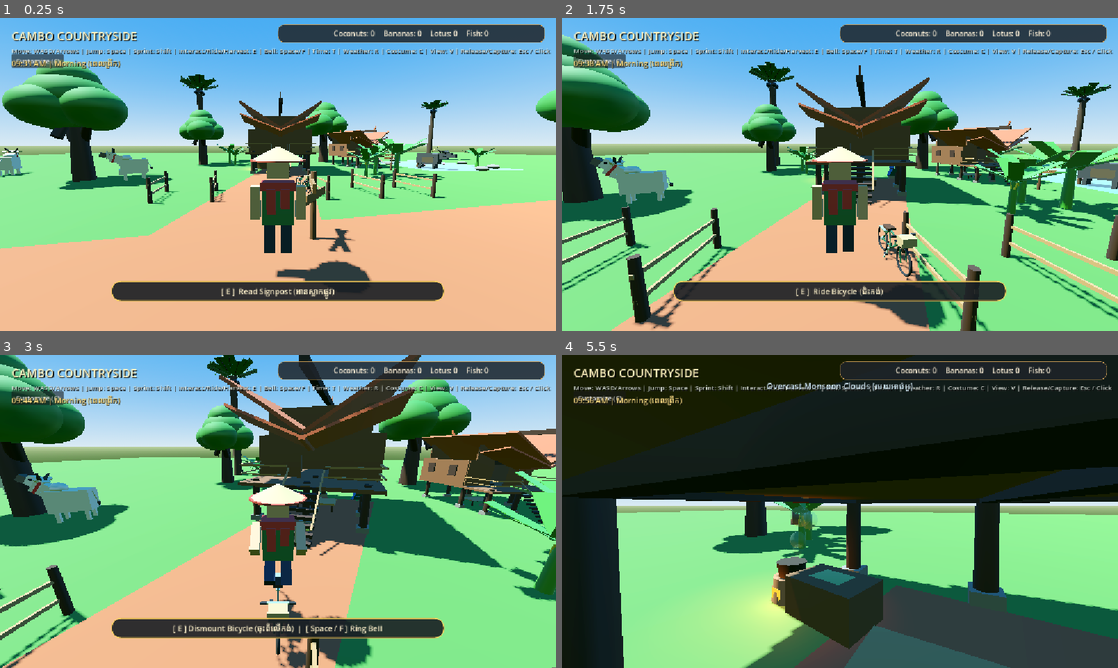
Above: before the commit, frames 1-4 (two rows, left to right).
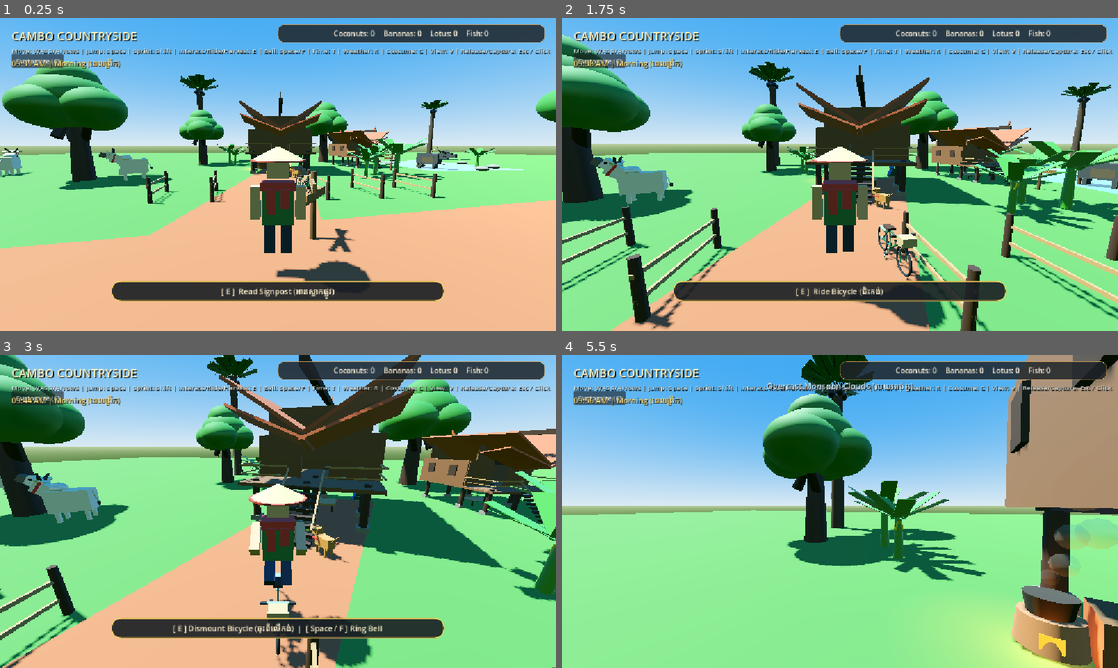
Above: after the commit, the same moments.

Repository: sreylinpo4-oss/cambo-countryside
Game: Godot game, scene res://Main.tscn
Same seed, same stepped clock (60 frames per second), same inputs: the game is played once before the commit and once after it.
Inputs (mouse positions are in pixels of both pictures, inside the frame that each line leads up to):
- Up to frame 1 (0.25 s): no input
- Up to frame 2 (1.75 s): tap Enter (ui_accept) at 0.5, 0.77, 1.07, 1.52 s; move the mouse to (867, 174) at 0.52 s; hold Up (ui_up) from 0.53 s (still down); tap E at 0.6, 1.35 s; click (867, 174) at 0.67 s; move the mouse to (812, 174) at 1.27 s
- Up to frame 3 (3 s): tap Enter (ui_accept) at 1.82 s; move the mouse to (289, 505) at 2.02 s; tap C at 2.1, 2.75 s; tap E at 2.3 s; release Up (ui_up) at 2.75 s; drag from (250, 574) to (111, 464) at 2.77 s
- Up to frame 4 (5.5 s): move the mouse to (878, 514) at 3.52 s; hold Up (ui_up) from 3.53 s (still down); tap R at 3.6 s; tap Enter (ui_accept) at 3.77, 4.07, 4.52, 4.82 s; tap E at 3.8, 4.55, 5.3 s; move the mouse to (795, 508) at 4.27 s; tap V at 4.35 s; move the mouse to (845, 511) at 5.02 s; hold Space from 5.03 s (still down); click (845, 511) at 5.17 s

The runs differ from the first frame. In frame 1, less than 0.1% of the frame differs, in the area x 52-55%, y 47-52%; in frame 2, 0.2%; in frame 3, 0.3%; in frame 4, 78%, in the area x 0-100%, y 0-100%.
Error in both runs: Stack overflow. Check for infinite recursion in your script. (res://scripts/bicycle.gd:64)

Commit message:
Step 5: Morning Buddhist monks alms procession with merit blessing and loyal village dog companion

Diff:
--- a/main.gd
+++ b/main.gd
@@ -14,6 +14,8 @@
 const WeatherSystem = preload("res://scripts/weather_system.gd")
 const CountrysideCookingStation = preload("res://scripts/cooking_station.gd")
 const CountrysideFishingSpot = preload("res://scripts/fishing_spot.gd")
+const VillageDog = preload("res://scripts/village_dog.gd")
+const CountrysideMonkProcession = preload("res://scripts/monk_procession.gd")
 
 # Cambo Countryside - Main World Controller
 var day_night: DayNightCycle
@@ -40,6 +42,8 @@
 	_spawn_cooking_station()
 	_spawn_signposts()
 	_spawn_fishing_spots()
+	_spawn_village_dog()
+	_spawn_monk_procession()
 
 	# 4. Enhance HUD with Time Display & Key Guides
 	_setup_hud()
@@ -304,3 +308,19 @@
 	spot2.position = Vector3(17.8, 0.05, 8.2)
 	spot2.rotation_degrees.y = -90.0
 	add_child(spot2)
+
+
+func _spawn_village_dog() -> void:
+	# Friendly caramel-coated Cambodian village dog in front yard of stilt house
+	var dog = VillageDog.new()
+	dog.name = "CambodianVillageDog"
+	dog.position = Vector3(-13.5, 0.1, 4.2)
+	dog.rotation_degrees.y = -45.0
+	add_child(dog)
+
+
+func _spawn_monk_procession() -> void:
+	# Morning Buddhist monks' alms procession in single file along village dirt road
+	var monks = CountrysideMonkProcession.new()
+	monks.name = "MonkProcession"
+	add_child(monks)
--- a/scripts/audio_synth.gd
+++ b/scripts/audio_synth.gd
@@ -31,6 +31,8 @@
 	sound_cache["sizzle"] = _synth_sizzle()
 	sound_cache["eat"] = _synth_eat()
 	sound_cache["cast"] = _synth_cast()
+	sound_cache["bark"] = _synth_dog_bark()
+	sound_cache["blessing"] = _synth_blessing()
 
 	# Create pool of AudioStreamPlayers
 	for i in range(8):
@@ -578,3 +580,71 @@
 	var wav = _build_wav(total_samples)
 	wav.data = data
 	return wav
+
+
+static func _synth_dog_bark() -> AudioStreamWAV:
+	# Friendly Cambodian village dog woof
+	var duration = 0.28
+	var total_samples = int(MIX_RATE * duration)
+	var data = PackedByteArray()
+	data.resize(total_samples * 2)
+
+	var last_noise = 0.0
+	for i in range(total_samples):
+		var t = float(i) / MIX_RATE
+		var progress = t / duration
+		var env = sin(PI * progress) * (1.0 - progress * 0.4)
+
+		# Pitch contour: fast rise and fall
+		var freq = 310.0 + sin(progress * PI) * 220.0
+		var tone1 = sin(2.0 * PI * freq * t)
+		var tone2 = sin(2.0 * PI * freq * 1.95 * t) * 0.35
+		var white = randf_range(-1.0, 1.0)
+		last_noise = (last_noise * 0.7) + (white * 0.3)
+
+		var val = (tone1 * 0.55 + tone2 * 0.25 + last_noise * 0.20) * env * 0.6
+		val = clampf(val, -1.0, 1.0)
+		var ival = clampi(int(val * 28000.0), -32768, 32767)
+		var uval = ival if ival >= 0 else ival + 65536
+		data[i * 2] = uval & 0xFF
+		data[i * 2 + 1] = (uval >> 8) & 0xFF
+
+	var wav = _build_wav(total_samples)
+	wav.data = data
+	return wav
+
+
+static func _synth_blessing() -> AudioStreamWAV:
+	# Resonant Buddhist meditation singing bowl & bronze prayer bell
+	var duration = 3.6
+	var total_samples = int(MIX_RATE * duration)
+	var data = PackedByteArray()
+	data.resize(total_samples * 2)
+
+	for i in range(total_samples):
+		var t = float(i) / MIX_RATE
+		var env = exp(-t * 0.85)
+
+		# Warm meditation bowl harmonics with slow spiritual shimmer
+		var f1 = 220.0 # A3 warm base
+		var f2 = 442.0 # Gentle shimmer beat
+		var f3 = 660.0 # Perfect fifth overtone
+		var f4 = 1100.0 # Chime high harmonic
+
+		var shimmer = 1.0 + 0.15 * sin(2.0 * PI * 1.8 * t)
+		var val = (
+			sin(2.0 * PI * f1 * t) * 0.45 * shimmer +
+			sin(2.0 * PI * f2 * t) * 0.25 +
+			sin(2.0 * PI * f3 * t) * 0.18 +
+			sin(2.0 * PI * f4 * t) * 0.12 * exp(-t * 2.0)
+		) * env * 0.5
+
+		val = clampf(val, -1.0, 1.0)
+		var ival = clampi(int(val * 28000.0), -32768, 32767)
+		var uval = ival if ival >= 0 else ival + 65536
+		data[i * 2] = uval & 0xFF
+		data[i * 2 + 1] = (uval >> 8) & 0xFF
+
+	var wav = _build_wav(total_samples)
+	wav.data = data
+	return wav
--- /dev/null
+++ b/scripts/monk_procession.gd
@@ -0,0 +1,225 @@
+extends Node3D
+class_name CountrysideMonkProcession
+
+const AudioSynth = preload("res://scripts/audio_synth.gd")
+const CountrysideSmokeFX = preload("res://scripts/smoke_fx.gd")
+
+# Buddhist Monks' Morning Alms Round (បិណ្ឌបាត)
+var is_interactable: bool = true
+var interact_prompt: String = "Offer Alms to Monks (ដាក់បាត្រព្រះសង្ឃ) [E]"
+
+var monk_nodes: Array[Node3D] = []
+var bowls: Array[MeshInstance3D] = []
+var walk_time: float = 0.0
+
+# Waypoints along the village dirt road
+var waypoints: Array[Vector3] = [
+	Vector3(-2.0, 0.0, 32.0),   # South road towards Pagoda
+	Vector3(-1.8, 0.0, 16.0),   # South village approach
+	Vector3(-1.5, 0.0, 2.0),    # Main Crossroads
+	Vector3(-12.0, 0.0, 3.5),   # Path towards Cambodian Stilt House
+	Vector3(-17.5, 0.0, 4.0),   # Front of the house yard
+	Vector3(-12.0, 0.0, 3.5),   # Turnaround back to crossroads
+	Vector3(-1.5, 0.0, 2.0),    # Crossroads
+	Vector3(-2.0, 0.0, 32.0)    # Return to Pagoda
+]
+
+var current_waypoint_idx: int = 0
+var move_speed: float = 0.85 # Serene, meditative walking pace
+
+var is_blessing: bool = false
+var blessing_timer: float = 0.0
+
+func _ready() -> void:
+	add_to_group("interactables")
+	_build_monk_procession()
+
+	# Start near the crossroads
+	global_position = waypoints[0]
+
+
+func _build_monk_procession() -> void:
+	# 3 Monks in Theravada single-file tradition
+	var robe_colors = [
+		Color(0.85, 0.42, 0.05), # Deep ochre saffron (Elder monk)
+		Color(0.92, 0.50, 0.08), # Classic saffron (Mid monk)
+		Color(0.96, 0.58, 0.12)  # Bright golden saffron (Novice)
+	]
+
+	for i in range(3):
+		var monk = Node3D.new()
+		monk.name = "Monk_" + str(i)
+		# Spaced 1.4m behind one another
+		monk.position = Vector3(0, 0, -float(i) * 1.4)
+		add_child(monk)
+		monk_nodes.append(monk)
+
+		var mat_robe := StandardMaterial3D.new()
+		mat_robe.albedo_color = robe_colors[i]
+		mat_robe.roughness = 0.85
+
+		var mat_skin := StandardMaterial3D.new()
+		mat_skin.albedo_color = Color(0.82, 0.62, 0.45) # Sun-tanned Cambodian skin
+		mat_skin.roughness = 0.8
+
+		var mat_bowl := StandardMaterial3D.new()
+		mat_bowl.albedo_color = Color(0.12, 0.12, 0.14) # Black lacquered alms bowl (Bat)
+		mat_bowl.roughness = 0.35
+
+		# 1. Shaven Head
+		var head_mesh := BoxMesh.new()
+		head_mesh.size = Vector3(0.36, 0.38, 0.36)
+		var head := MeshInstance3D.new()
+		head.mesh = head_mesh
+		head.position = Vector3(0, 1.70, 0)
+		head.material_override = mat_skin
+		monk.add_child(head)
+
+		# 2. Main Body / Saffron Robe (Civara)
+		var body_mesh := BoxMesh.new()
+		body_mesh.size = Vector3(0.55, 1.35, 0.40)
+		var body := MeshInstance3D.new()
+		body.mesh = body_mesh
+		body.position = Vector3(0, 0.78, 0)
+		body.material_override = mat_robe
+		monk.add_child(body)
+
+		# Shoulder wrap fold
+		var fold_mesh := BoxMesh.new()
+		fold_mesh.size = Vector3(0.24, 0.90, 0.44)
+		var fold := MeshInstance3D.new()
+		fold.mesh = fold_mesh
+		fold.position = Vector3(-0.18, 0.95, 0)
+		fold.material_override = mat_robe
+		monk.add_child(fold)
+
+		# 3. Alms Bowl (Bat / បាត) held with both hands
+		var bowl_mesh := CylinderMesh.new()
+		bowl_mesh.top_radius = 0.18
+		bowl_mesh.bottom_radius = 0.14
+		bowl_mesh.height = 0.22
+		var bowl := MeshInstance3D.new()
+		bowl.mesh = bowl_mesh
+		bowl.position = Vector3(0, 1.05, 0.26)
+		bowl.material_override = mat_bowl
+		monk.add_child(bowl)
+		bowls.append(bowl)
+
+		# Hands supporting the bowl
+		for side in [-1.0, 1.0]:
+			var hand_mesh := BoxMesh.new()
+			hand_mesh.size = Vector3(0.08, 0.08, 0.14)
+			var hand := MeshInstance3D.new()
+			hand.mesh = hand_mesh
+			hand.position = Vector3(side * 0.19, 1.04, 0.22)
+			hand.material_override = mat_skin
+			monk.add_child(hand)
+
+	# Interaction Collision Capsule around leading monk
+	var col := CollisionShape3D.new()
+	var cap := CapsuleShape3D.new()
+	cap.radius = 0.6
+	cap.height = 2.0
+	col.shape = cap
+	col.position = Vector3(0, 1.0, 0)
+	add_child(col)
+
+	# Incense burner smoke near leader
+	var smoke = CountrysideSmokeFX.new()
+	smoke.position = Vector3(0, 0.3, 0.5)
+	smoke.smoke_color = Color(0.9, 0.88, 0.8, 0.25)
+	add_child(smoke)
+
+
+func interact(player: Node) -> void:
+	if is_blessing:
+		return
+
+	# Check player inventory for alms items (Lotus, Banana, Coconut, Fish)
+	var offered_item = ""
+	if player.has_method("has_item") and player.has_method("remove_inventory"):
+		if player.has_item("lotus", 1):
+			player.remove_inventory("lotus", 1)
+			offered_item = "Sacred Lotus Blossom (ផ្កាឈូក)"
+		elif player.has_item("banana", 1):
+			player.remove_inventory("banana", 1)
+			offered_item = "Sweet Countryside Banana (ចេកទុំ)"
+		elif player.has_item("coconut", 1):
+			player.remove_inventory("coconut", 1)
+			offered_item = "Fresh Coconut (ដូងក្រអូប)"
+		elif player.has_item("fish", 1):
+			player.remove_inventory("fish", 1)
+			offered_item = "Fresh Caught Fish (ត្រីស្រស់)"
+
+	is_blessing = true
+	blessing_timer = 3.5
+
+	if offered_item != "":
+		# Buddhist blessing chime
+		AudioSynth.play("blessing", 3.0)
+
+		# Grant Merit Serenity Buff
+		if player.has_method("apply_food_buff"):
+			player.apply_food_buff(
+				"serenity",
+				120.0,
+				1.35,
+				"Offered " + offered_item + "! Received Monk's Blessing (បានទទួលពរជ័យ)"
+			)
+
+		_show_floating_text("+Merit & Peace! (ទទួលបានបុណ្យកុសល)")
+	else:
+		# Kind greeting if no food
+		AudioSynth.play("pagoda_bell", 1.0, 1.2)
+		_show_floating_text("May you be peaceful and well (សូមឲ្យបានសេចក្តីសុខ)")
+
+
+func _process(delta: float) -> void:
+	walk_time += delta
+
+	# Blessing pause and bow
+	if is_blessing:
+		blessing_timer -= delta
+		for monk in monk_nodes:
+			monk.rotation.x = sin(blessing_timer * 1.5) * 0.12 # Gentle bow
+		if blessing_timer <= 0.0:
+			is_blessing = false
+			for monk in monk_nodes:
+				monk.rotation.x = 0.0
+		return
+
+	# Peaceful walking along the road waypoints
+	if waypoints.size() > 0:
+		var target = waypoints[current_waypoint_idx]
+		var diff = target - global_position
+		diff.y = 0.0
+		var dist = diff.length()
+
+		if dist > 0.4:
+			var dir = diff.normalized()
+			var target_rot = atan2(-dir.x, -dir.z)
+			rotation.y = lerp_angle(rotation.y, target_rot, delta * 3.0)
+			global_position += dir * move_speed * delta
+
+			# Gentle walking sway
+			var step_sway = sin(walk_time * 2.5) * 0.03
+			for i in range(monk_nodes.size()):
+				monk_nodes[i].position.y = absf(sin(walk_time * 2.5 + float(i))) * 0.04
+		else:
+			# Advance to next waypoint
+			current_waypoint_idx = (current_waypoint_idx + 1) % waypoints.size()
+
+
+func _show_floating_text(msg: String) -> void:
+	var label = Label3D.new()
+	label.text = msg
+	label.font_size = 30
+	label.billboard = BaseMaterial3D.BILLBOARD_ENABLED
+	label.modulate = Color(1.0, 0.92, 0.45)
+	label.position = Vector3(0, 2.2, 0)
+	add_child(label)
+
+	var tw = create_tween()
+	tw.tween_property(label, "position:y", 3.0, 1.6)
+	tw.parallel().tween_property(label, "modulate:a", 0.0, 1.6)
+	tw.tween_callback(label.queue_free)
--- a/scripts/smoke_fx.gd
+++ b/scripts/smoke_fx.gd
@@ -4,6 +4,7 @@
 # Soft rising smoke particles for traditional countryside hearth
 @export var max_puffs: int = 14
 @export var spawn_rate: float = 0.35 # seconds between puffs
+@export var smoke_color: Color = Color(0.85, 0.83, 0.80, 0.35)
 
 class SmokePuff:
 	var mesh_inst: MeshInstance3D
@@ -20,7 +21,7 @@
 func _ready() -> void:
 	smoke_mat = StandardMaterial3D.new()
 	smoke_mat.shading_mode = BaseMaterial3D.SHADING_MODE_PER_PIXEL
-	smoke_mat.albedo_color = Color(0.85, 0.83, 0.80, 0.35)
+	smoke_mat.albedo_color = smoke_color
 	smoke_mat.transparency = BaseMaterial3D.TRANSPARENCY_ALPHA
 	smoke_mat.roughness = 0.95
 
--- /dev/null
+++ b/scripts/village_dog.gd
@@ -0,0 +1,331 @@
+extends CharacterBody3D
+class_name VillageDog
+
+const AudioSynth = preload("res://scripts/audio_synth.gd")
+
+# Authentic Cambodian Village Dog (ឆ្កែស្រុក)
+enum State {
+	IDLE,
+	WANDER,
+	FOLLOW,
+	SIT,
+	CELEBRATE
+}
+
+@export var walk_speed: float = 3.2
+@export var run_speed: float = 8.5
+
+var current_state: State = State.IDLE
+var is_following: bool = false
+var state_timer: float = 3.0
+var anim_time: float = 0.0
+
+var player_ref: Node = null
+var home_position: Vector3 = Vector3.ZERO
+var target_pos: Vector3 = Vector3.ZERO
+
+# Visual Nodes
+var visual_root: Node3D
+var body_mesh: MeshInstance3D
+var head_pivot: Node3D
+var tail: Node3D
+var leg_fl: Node3D
+var leg_fr: Node3D
+var leg_bl: Node3D
+var leg_br: Node3D
+
+var is_interactable: bool = true
+var interact_prompt: String = "Pet or Command Village Dog (លេងជាមួយឆ្កែ) [E]"
+
+func _ready() -> void:
+	add_to_group("interactables")
+	home_position = global_position
+	target_pos = home_position
+
+	_build_dog_model()
+
+
+func _build_dog_model() -> void:
+	visual_root = Node3D.new()
+	visual_root.name = "DogVisual"
+	add_child(visual_root)
+
+	var coat_mat := StandardMaterial3D.new()
+	coat_mat.albedo_color = Color(0.76, 0.48, 0.25) # Caramel tan Cambodian coat
+	coat_mat.roughness = 0.85
+
+	var dark_mat := StandardMaterial3D.new()
+	dark_mat.albedo_color = Color(0.18, 0.15, 0.14) # Black snout & claws
+
+	# 1. Main Body Torso
+	var b_box := BoxMesh.new()
+	b_box.size = Vector3(0.38, 0.38, 0.72)
+	body_mesh = MeshInstance3D.new()
+	body_mesh.mesh = b_box
+	body_mesh.position = Vector3(0, 0.44, 0)
+	body_mesh.material_override = coat_mat
+	visual_root.add_child(body_mesh)
+
+	# Red traditional collar
+	var collar_box := BoxMesh.new()
+	collar_box.size = Vector3(0.40, 0.06, 0.40)
+	var collar := MeshInstance3D.new()
+	collar.mesh = collar_box
+	collar.position = Vector3(0, 0.48, 0.30)
+	var col_mat := StandardMaterial3D.new()
+	col_mat.albedo_color = Color(0.85, 0.20, 0.20)
+	collar.material_override = col_mat
+	visual_root.add_child(collar)
+
+	# 2. Head Pivot & Head
+	head_pivot = Node3D.new()
+	head_pivot.position = Vector3(0, 0.58, 0.36)
+	visual_root.add_child(head_pivot)
+
+	var h_box := BoxMesh.new()
+	h_box.size = Vector3(0.28, 0.28, 0.32)
+	var head := MeshInstance3D.new()
+	head.mesh = h_box
+	head.position = Vector3(0, 0.14, 0.10)
+	head.material_override = coat_mat
+	head_pivot.add_child(head)
+
+	# Snout / Muzzle
+	var m_box := BoxMesh.new()
+	m_box.size = Vector3(0.18, 0.14, 0.22)
+	var muzzle := MeshInstance3D.new()
+	muzzle.mesh = m_box
+	muzzle.position = Vector3(0, 0.10, 0.28)
+	muzzle.material_override = dark_mat
+	head_pivot.add_child(muzzle)
+
+	# Floppy Ears
+	for side in [-1.0, 1.0]:
+		var ear_box := BoxMesh.new()
+		ear_box.size = Vector3(0.07, 0.16, 0.12)
+		var ear := MeshInstance3D.new()
+		ear.mesh = ear_box
+		ear.position = Vector3(side * 0.16, 0.20, 0.06)
+		ear.rotation_degrees.z = side * -20.0
+		ear.material_override = coat_mat
+		head_pivot.add_child(ear)
+
+	# 3. Wagging Tail
+	tail = Node3D.new()
+	tail.position = Vector3(0, 0.52, -0.36)
+	visual_root.add_child(tail)
+
+	var t_cyl := CylinderMesh.new()
+	t_cyl.top_radius = 0.02
+	t_cyl.bottom_radius = 0.04
+	t_cyl.height = 0.38
+	var tail_mesh := MeshInstance3D.new()
+	tail_mesh.mesh = t_cyl
+	tail_mesh.position = Vector3(0, 0.15, -0.12)
+	tail_mesh.rotation_degrees.x = -45.0
+	tail_mesh.material_override = coat_mat
+	tail.add_child(tail_mesh)
+
+	# 4. 4 Animated Legs
+	leg_fl = _make_leg(Vector3(-0.16, 0.22, 0.24), coat_mat)
+	leg_fr = _make_leg(Vector3(0.16, 0.22, 0.24), coat_mat)
+	leg_bl = _make_leg(Vector3(-0.16, 0.22, -0.24), coat_mat)
+	leg_br = _make_leg(Vector3(0.16, 0.22, -0.24), coat_mat)
+
+	# 5. Collision Shape
+	var col := CollisionShape3D.new()
+	var box := BoxShape3D.new()
+	box.size = Vector3(0.55, 0.8, 0.95)
+	col.shape = box
+	col.position = Vector3(0, 0.45, 0)
+	add_child(col)
+
+
+func _make_leg(pos: Vector3, mat: Material) -> Node3D:
+	var leg_root := Node3D.new()
+	leg_root.position = pos
+	visual_root.add_child(leg_root)
+
+	var l_mesh := CylinderMesh.new()
+	l_mesh.top_radius = 0.055
+	l_mesh.bottom_radius = 0.045
+	l_mesh.height = 0.38
+	var inst := MeshInstance3D.new()
+	inst.mesh = l_mesh
+	inst.position = Vector3(0, -0.10, 0)
+	inst.material_override = mat
+	leg_root.add_child(inst)
+
+	return leg_root
+
+
+func interact(player: Node) -> void:
+	player_ref = player
+
+	# Check if player has fish or food to feed
+	var fed_food = false
+	if player.has_method("has_item") and player.has_method("remove_inventory"):
+		if player.has_item("fish", 1):
+			player.remove_inventory("fish", 1)
+			fed_food = true
+		elif player.has_item("banana", 1):
+			player.remove_inventory("banana", 1)
+			fed_food = true
+
+	AudioSynth.play("bark", 1.5, randf_range(0.95, 1.1))
+
+	if fed_food:
+		_show_floating_text("+Fed Delicious Food! Best Friends Forever")
+		is_following = true
+		current_state = State.CELEBRATE
+		state_timer = 1.8
+		return
+
+	# Otherwise toggle follow / stay
+	is_following = not is_following
+	if is_following:
+		current_state = State.FOLLOW
+		_show_floating_text("Following you! (ឆ្កែដើរតាម)")
+	else:
+		current_state = State.SIT
+		state_timer = 10.0
+		_show_floating_text("Staying here (ឆ្កែសម្រាកនៅទីនេះ)")
+
+
+func _physics_process(delta: float) -> void:
+	anim_time += delta
+
+	# Tail wagging animation
+	if tail:
+		var wag_speed = 18.0 if (is_following or current_state == State.CELEBRATE) else 5.0
+		tail.rotation.y = sin(anim_time * wag_speed) * 0.45
+		tail.rotation.x = sin(anim_time * (wag_speed * 0.5)) * 0.1
+
+	if current_state == State.CELEBRATE:
+		state_timer -= delta
+		velocity = Vector3.ZERO
+		# Happy spin jump
+		visual_root.rotation.y += delta * 12.0
+		if head_pivot:
+			head_pivot.rotation.x = sin(anim_time * 15.0) * 0.3
+		if state_timer <= 0.0:
+			visual_root.rotation.y = 0.0
+			current_state = State.FOLLOW
+		move_and_slide()
+		return
+
+	if is_following:
+		_handle_following(delta)
+	else:
+		_handle_autonomous(delta)
+
+	move_and_slide()
+
+
+func _handle_following(delta: float) -> void:
+	if not player_ref or not is_instance_valid(player_ref):
+		# Try to find player in tree
+		var players = get_tree().get_nodes_in_group("player")
+		if players.size() > 0:
+			player_ref = players[0]
+		else:
+			return
+
+	var p_pos = player_ref.global_position
+	var to_player = p_pos - global_position
+	to_player.y = 0.0
+	var dist = to_player.length()
+
+	# Face towards player
+	if dist > 0.4:
+		var target_rot = atan2(-to_player.x, -to_player.z)
+		rotation.y = lerp_angle(rotation.y, target_rot, delta * 6.0)
+
+	if dist > 2.6:
+		var speed = run_speed if dist > 6.0 else walk_speed
+		var move_dir = to_player.normalized()
+		velocity.x = move_dir.x * speed
+		velocity.z = move_dir.z * speed
+		_animate_legs(delta, speed)
+	else:
+		velocity.x = move_toward(velocity.x, 0, walk_speed * delta * 4.0)
+		velocity.z = move_toward(velocity.z, 0, walk_speed * delta * 4.0)
+		_reset_legs()
+
+
+func _handle_autonomous(delta: float) -> void:
+	state_timer -= delta
+	if state_timer <= 0.0:
+		_pick_autonomous_state()
+
+	match current_state:
+		State.WANDER:
+			var to_target = target_pos - global_position
+			to_target.y = 0.0
+			var dist = to_target.length()
+			if dist > 0.5:
+				var move_dir = to_target.normalized()
+				var target_rot = atan2(-move_dir.x, -move_dir.z)
+				rotation.y = lerp_angle(rotation.y, target_rot, delta * 4.0)
+				velocity.x = move_dir.x * walk_speed
+				velocity.z = move_dir.z * walk_speed
+				_animate_legs(delta, walk_speed)
+			else:
+				current_state = State.IDLE
+				state_timer = randf_range(3.0, 6.0)
+				_reset_legs()
+
+		State.SIT, State.IDLE:
+			velocity.x = 0
+			velocity.z = 0
+			_reset_legs()
+			if head_pivot:
+				head_pivot.rotation.x = sin(anim_time * 2.0) * 0.15
+
+
+func _pick_autonomous_state() -> void:
+	var roll = randf()
+	if roll < 0.45:
+		current_state = State.IDLE
+		state_timer = randf_range(3.0, 7.0)
+	elif roll < 0.85:
+		current_state = State.WANDER
+		state_timer = randf_range(4.0, 8.0)
+		var angle = randf() * TAU
+		var radius = randf_range(2.0, 8.0)
+		target_pos = home_position + Vector3(cos(angle) * radius, 0, sin(angle) * radius)
+	else:
+		current_state = State.SIT
+		state_timer = randf_range(5.0, 10.0)
+		if randf() < 0.35:
+			AudioSynth.play("bark", -3.0, randf_range(0.9, 1.15))
+
+
+func _animate_legs(delta: float, speed: float) -> void:
+	var swing = sin(anim_time * speed * 2.8) * 0.5
+	if leg_fl and leg_fr and leg_bl and leg_br:
+		leg_fl.rotation.x = swing
+		leg_fr.rotation.x = -swing
+		leg_bl.rotation.x = -swing
+		leg_br.rotation.x = swing
+
+
+func _reset_legs() -> void:
+	if leg_fl: leg_fl.rotation.x = 0.0
+	if leg_fr: leg_fr.rotation.x = 0.0
+	if leg_bl: leg_bl.rotation.x = 0.0
+	if leg_br: leg_br.rotation.x = 0.0
+
+
+func _show_floating_text(msg: String) -> void:
+	var label = Label3D.new()
+	label.text = msg
+	label.font_size = 30
+	label.billboard = BaseMaterial3D.BILLBOARD_ENABLED
+	label.position = Vector3(0, 1.1, 0)
+	add_child(label)
+
+	var tw = create_tween()
+	tw.tween_property(label, "position:y", 1.8, 1.2)
+	tw.parallel().tween_property(label, "modulate:a", 0.0, 1.2)
+	tw.tween_callback(label.queue_free)
